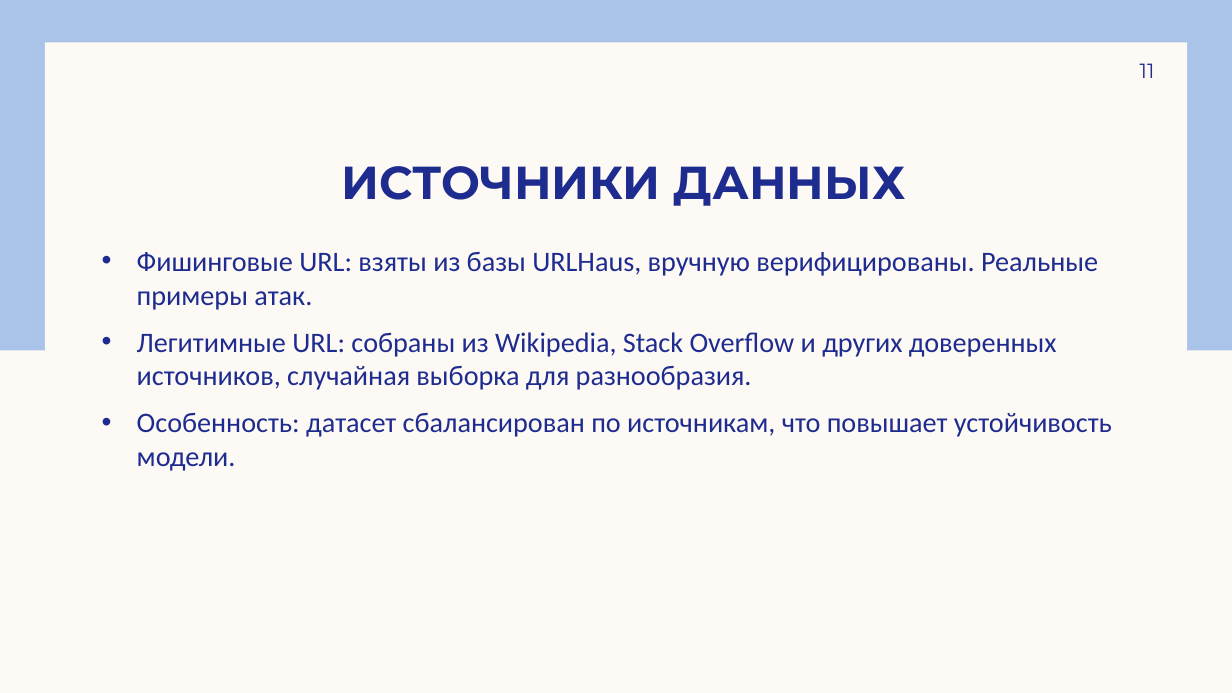
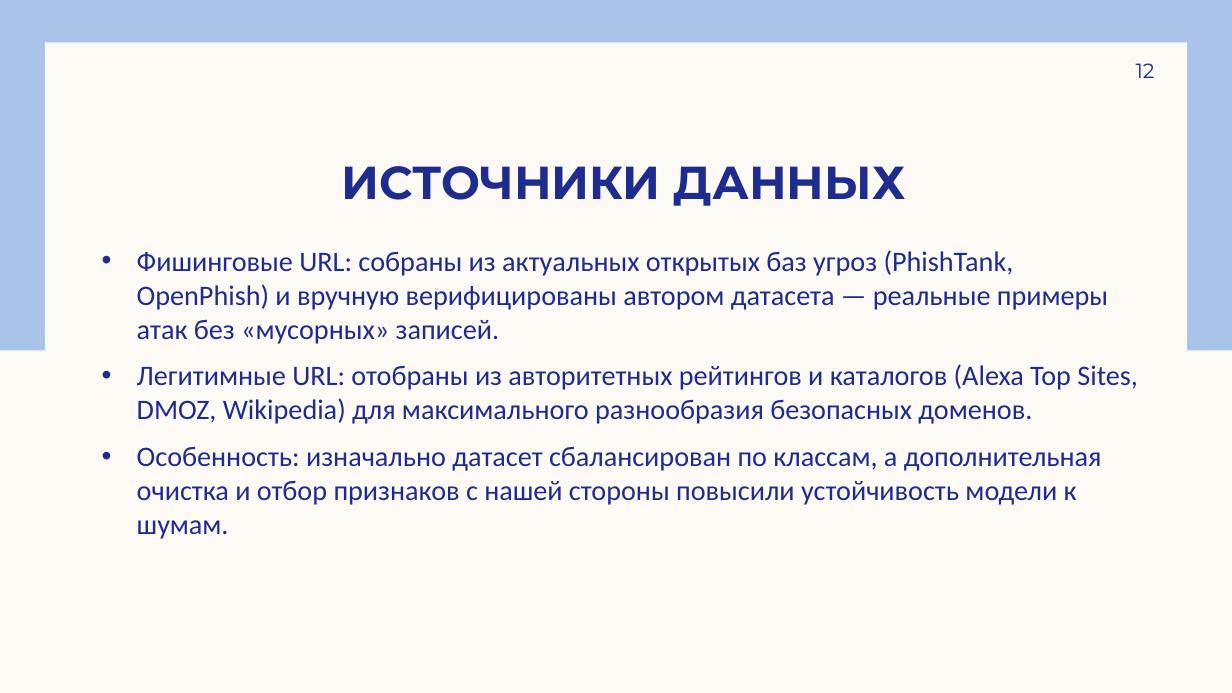
Before and after one commit to andreyilych/cs2valvesoftware, a slide deck: slide 12 of анализатор подозрительности доменных имен (DNS).pptx (slide 11 before the commit). Drawn at 1232x693 pixels with LibreOffice and Linux fonts; fonts in the diff are those of the drawing. Boxes give left, top, right and bottom in pixels: in the first picture for what was removed or moved away, otherwise in the second. Text is boxed around its words. In the diff, an @@ line names an element or a change of style, - is before the commit and + after.

Commit message:
presentation2222

```diff
--- a/анализатор подозрительности доменных имен (DNS).pptx
+++ b/анализатор подозрительности доменных имен (DNS).pptx
@@ page number at [1136,63,1155,78]: text changed @@
-11
+12
@@ text at [137,250,1138,539]: text changed @@
-• Фишинговые URL: взяты из базы URLHaus, вручную верифицированы. Реальные примеры атак.
-• Легитимные URL: собраны из Wikipedia, Stack Overflow и других доверенных источников, случайная выборка для разнообразия.
-• Особенность: датасет сбалансирован по источникам, что повышает устойчивость модели.
+• Фишинговые URL: собраны из актуальных открытых баз угроз (PhishTank, OpenPhish) и вручную верифицированы автором датасета — реальные примеры атак без «мусорных» записей.
+• Легитимные URL: отобраны из авторитетных рейтингов и каталогов (Alexa Top Sites, DMOZ, Wikipedia) для максимального разнообразия безопасных доменов.
+• Особенность: изначально датасет сбалансирован по классам, а дополнительная очистка и отбор признаков с нашей стороны повысили устойчивость модели к шумам.
```
Also in this commit, not shown: 7 other slides changed, 10 slides added, 2 slides removed.
